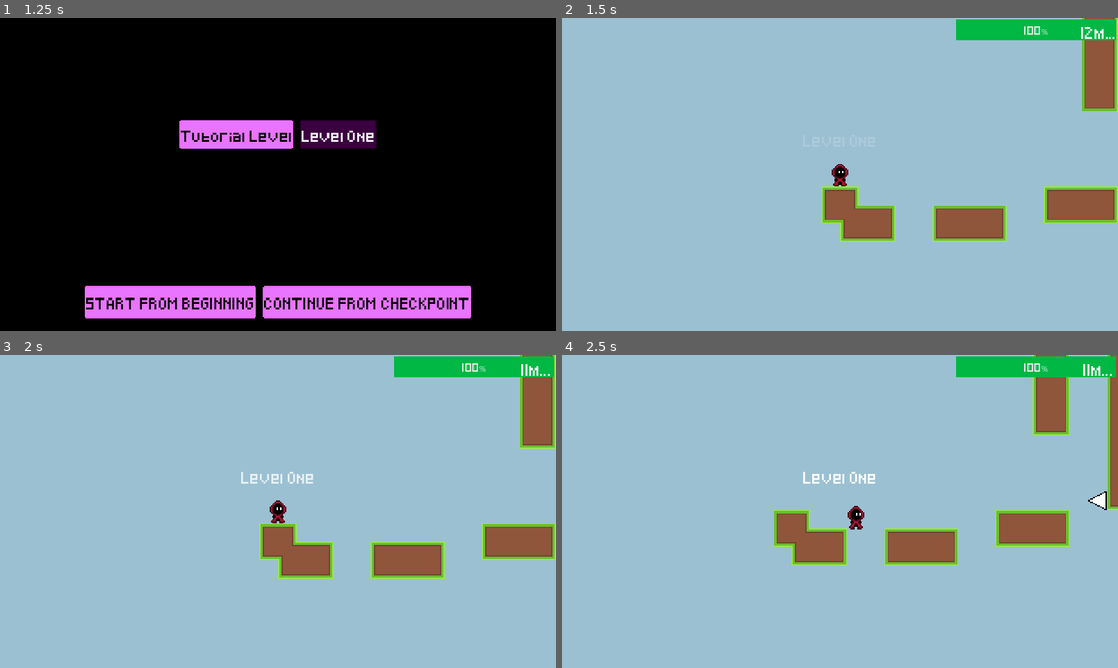
Above: before the commit, frames 1-4 (two rows, left to right).
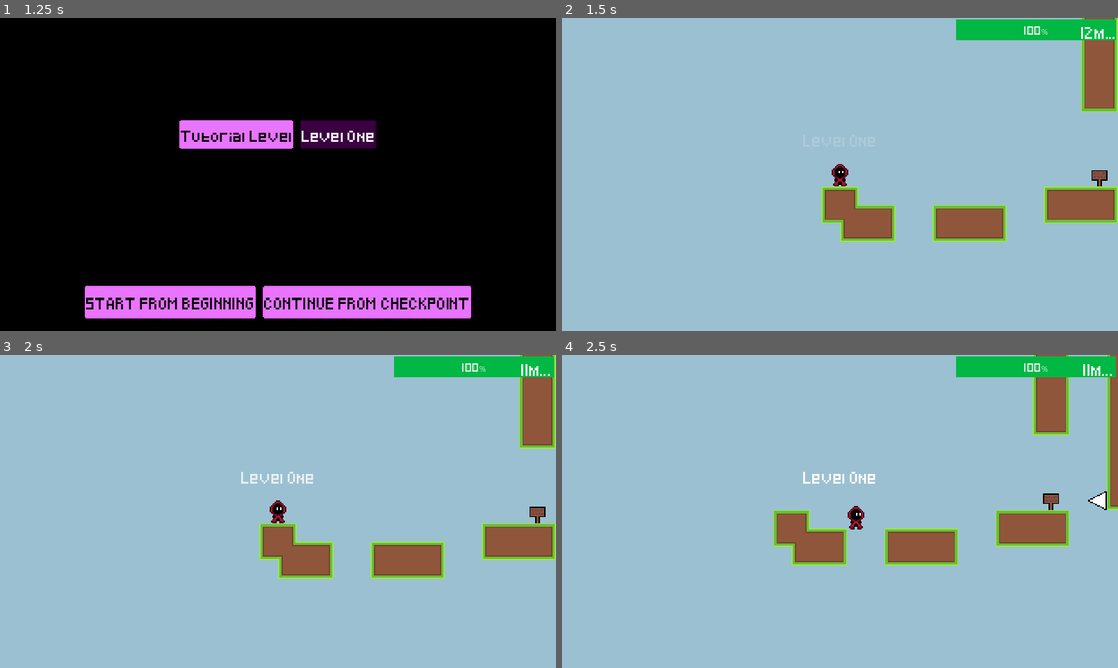
Above: after the commit, the same moments.

Repository: StormLight14/void-ascender
Game: Godot game, scene res://ui/level_select.tscn
The game is run twice, just before and just after one commit, with the same random seed, the same clock (stepped at 60 frames per second) and the same inputs. This scene is started directly instead of the project's main scene. Sound files missing from this copy of the repository are replaced by a short silence.
Inputs:
- Up to frame 1 (1.25 s): click "Level One" at 0.5 s
- Up to frame 2 (1.5 s): click "START FROM BEGINNING" at 1.25 s
- Up to frame 3 (2 s): no input
- Up to frame 4 (2.5 s): hold D (right) from 2.03 s (still down); hold Shift (climb) from 2.03 s (still down); tap Space (jump) at 2.27, 2.3 s

Frame 1 is identical in both runs. In frame 2, 0.1% of the frame differs, in the area x 95-99%, y 48-54%; in frame 3, 0.1%; in frame 4, 0.1%.

Commit message:
change menu song

Diff:
--- a/autoloads/Music.tscn
+++ b/autoloads/Music.tscn
@@ -1,11 +1,11 @@
 [gd_scene load_steps=3 format=3 uid="uid://qj0nexudiuy0"]
 
 [ext_resource type="Script" path="res://autoloads/Music.gd" id="1_6j55s"]
-[ext_resource type="AudioStream" uid="uid://bdjuirb1ti27n" path="res://assets/music/menu.wav" id="2_oipc7"]
+[ext_resource type="AudioStream" uid="uid://bm4ajvvd4ggt7" path="res://assets/music/void-ascender-main.wav" id="2_2e0of"]
 
 [node name="Music" type="Node2D"]
 script = ExtResource("1_6j55s")
-current_music = ExtResource("2_oipc7")
+current_music = ExtResource("2_2e0of")
 
 [node name="MusicPlayer" type="AudioStreamPlayer2D" parent="."]
 unique_name_in_owner = true
--- a/level/level.gd
+++ b/level/level.gd
@@ -10,6 +10,7 @@
 
 func _ready():
 	Music.music_player.stream = level_music;
+	Music.music_player.playing = true;
 	modulate = Color(1, 1, 1, 1)
 	player_spawn = player.global_position
 	player.killed.connect(player_killed)
--- a/level/levels/level1.tscn
+++ b/level/levels/level1.tscn
@@ -1,6 +1,7 @@
-[gd_scene load_steps=12 format=3 uid="uid://c0higly2fvcaj"]
+[gd_scene load_steps=13 format=3 uid="uid://c0higly2fvcaj"]
 
 [ext_resource type="PackedScene" uid="uid://c8xrrjcryhhv" path="res://level/level.tscn" id="1_yoai8"]
+[ext_resource type="AudioStream" uid="uid://c32dsx28ygqpd" path="res://assets/music/lofi-tut-rev2.wav" id="2_8u5j0"]
 [ext_resource type="Texture2D" uid="uid://cgx8trbatcdeq" path="res://assets/backgrounds/sky_bg.png" id="2_jqxye"]
 [ext_resource type="PackedScene" uid="uid://bvtb88luepxkq" path="res://hazards/fireball/fireball_spawner.tscn" id="3_xpchf"]
 [ext_resource type="PackedScene" uid="uid://c0cblr6ryv046" path="res://event_triggers/broadcast_trigger.tscn" id="4_ocxmj"]
@@ -33,6 +34,7 @@
 point_count = 2
 
 [node name="Level1" instance=ExtResource("1_yoai8")]
+level_music = ExtResource("2_8u5j0")
 
 [node name="StaticBackground" parent="ParallaxBackground" index="0"]
 texture = ExtResource("2_jqxye")
@@ -63,11 +65,15 @@
 spawn_delay = 1.9
 
 [node name="Checkpoint" parent="Checkpoints" index="0" instance=ExtResource("4_xwpf0")]
-position = Vector2(79, -232)
+position = Vector2(54, -236)
 
-[node name="Sign" parent="Objects" index="0" instance=ExtResource("5_45vfy")]
-position = Vector2(48, -232)
-sign_text = "Danger! Fireballs ahead."
+[node name="WalljumpSign" parent="Objects" index="0" instance=ExtResource("5_45vfy")]
+position = Vector2(224, 8)
+sign_text = "Walljumping takes less stamina than climbing!"
+
+[node name="MomentumSign" parent="Objects" index="1" instance=ExtResource("5_45vfy")]
+position = Vector2(-736, -440)
+sign_text = "If you jump at the right time, you can use the momentum of the platform to launch you."
 
 [node name="MovingPlatform" parent="Platforms" index="0" instance=ExtResource("7_jicih")]
 position = Vector2(-328, -232)
@@ -102,7 +108,7 @@
 position = Vector2(0, 5)
 
 [node name="TileMap" parent="." index="7"]
-layer_0/tile_data = PackedInt32Array(131071, 2, 0, 65536, 13 …(7315 unchanged characters)… -3473358, 131074, 0, -3407822, 131074, 2)
+layer_0/tile_data = PackedInt32Array(131071, 2, 0, 65536, 13 …(7315 unchanged characters)… -3473358, 131074, 0, -3407822, 131074, 2, -851982, 65537, 0)
 
 [node name="Checkpoint" parent="." index="10" instance=ExtResource("4_xwpf0")]
 position = Vector2(-257, -588)
--- a/level/moving_platform.tscn
+++ b/level/moving_platform.tscn
@@ -89,7 +89,7 @@
 }
 
 [sub_resource type="RectangleShape2D" id="RectangleShape2D_v10qm"]
-size = Vector2(48, 2)
+size = Vector2(48, 3)
 
 [node name="MovingPlatform" type="Path2D"]
 script = ExtResource("1_fld7l")
@@ -123,7 +123,7 @@
 collision_mask = 8
 
 [node name="CollisionShape2D" type="CollisionShape2D" parent="TriggerArea"]
-position = Vector2(0, -9)
+position = Vector2(0, -8.5)
 shape = SubResource("RectangleShape2D_v10qm")
 
 [connection signal="animation_finished" from="AnimationPlayer" to="." method="_on_animation_player_animation_finished"]
--- a/objects/sign.gd
+++ b/objects/sign.gd
@@ -1,6 +1,6 @@
 extends Area2D
 
-@export var sign_text: String = "placeholder"
+@export_multiline var sign_text: String = "placeholder"
 
 var can_interact = false
 var sign_char_index = 0
Not shown, added: assets/music/lofi-tut-rev2.wav.import
Not shown, removed: assets/music/menu.wav.import
Not shown, added: assets/music/void-ascender-main.wav.import
Not shown, added: assets/music/lofi-tut-rev2.wav
Not shown, changed: assets/music/menu.wav
Not shown, added: assets/music/void-ascender-main.wav
